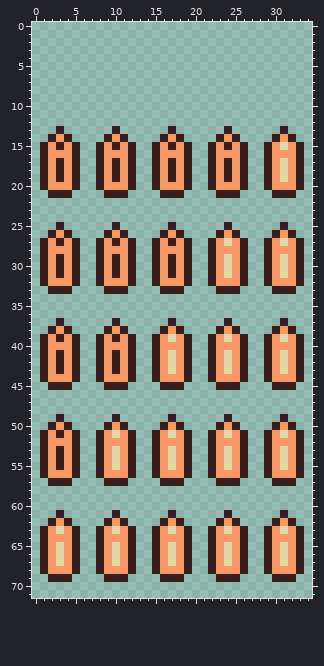
Sprite sheet, stored at assets/ui/ammo.gif. That is the earlier state.
The file is 35x72 pixels.
New version:
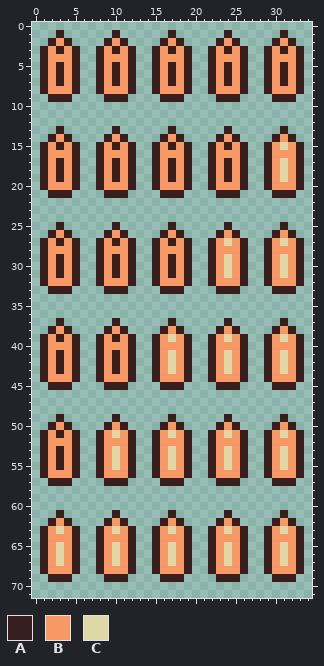
Palette (. is transparent): A #381f1e  B #f79865  C #ddd8a5
From the commit log: empty bullets
Difference:
@@ x 0..34 @@
  0 ...................................
- 1 ...................................
- 2 ...................................
- 3 ...................................
- 4 ...................................
- 5 ...................................
- 6 ...................................
- 7 ...................................
- 8 ...................................
- 9 ...................................
+ 1 ...A......A......A......A......A...
+ 2 ..ABA....ABA....ABA....ABA....ABA..
+ 3 .ABABA..ABABA..ABABA..ABABA..ABABA.
+ 4 .ABBBA..ABBBA..ABBBA..ABBBA..ABBBA.
+ 5 .ABABA..ABABA..ABABA..ABABA..ABABA.
+ 6 .ABABA..ABABA..ABABA..ABABA..ABABA.
+ 7 .ABABA..ABABA..ABABA..ABABA..ABABA.
+ 8 .ABBBA..ABBBA..ABBBA..ABBBA..ABBBA.
+ 9 ..AAA....AAA....AAA....AAA....AAA..
 10 ...................................
Boxes around the changes in both pictures, in picture pixels (x1, y1, x2, y2):
added: (40, 30, 304, 102)
